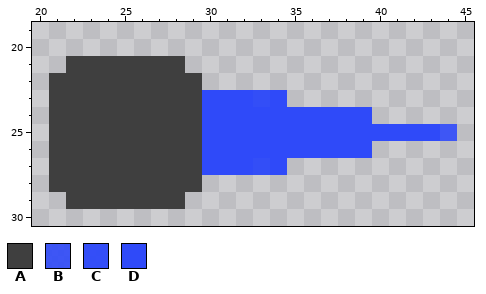
Edited in one commit: pixel-art sprite (images/towers/basic_turret.png). The first picture shows the starting point.
The file is 50x50 pixels. Pixels under 10% opacity are left out. Shown: x 20..45, y 19..30.
Palette (. is transparent): A #3f3f3f  B #2f4af9e7  C #2f4af9f7  D #2f4af9
Pixels before, first column x 21:
21 .AAAAAAA................
22 AAAAAAAAA...............
23 AAAAAAAAADDDCD..........
24 AAAAAAAAADDDDDDDDDD.....
25 AAAAAAAAADDDDDDDDDDDDDDB
26 AAAAAAAAADDDDDDDDDD.....
27 AAAAAAAAADDDCD..........
28 AAAAAAAAA...............
29 .AAAAAAA................
The result:
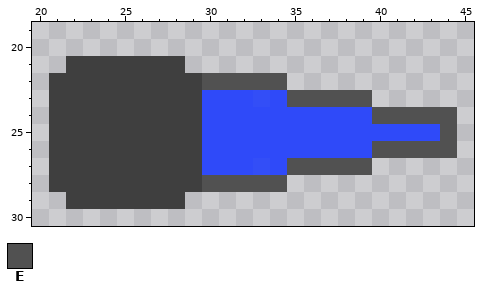
Colours new in this view: E #515151
Change:
Changed rows in their new state; - is an unchanged pixel.
first column x 30:
22 EEEEE----------
23 -----EEEEE-----
24 ----------EEEEE
25 --------------E
26 ----------EEEEE
27 -----EEEEE-----
28 EEEEE----------
Boxes around the changes in both pictures, in picture pixels (x1, y1, x2, y2):
changed: (202, 73, 457, 192)
